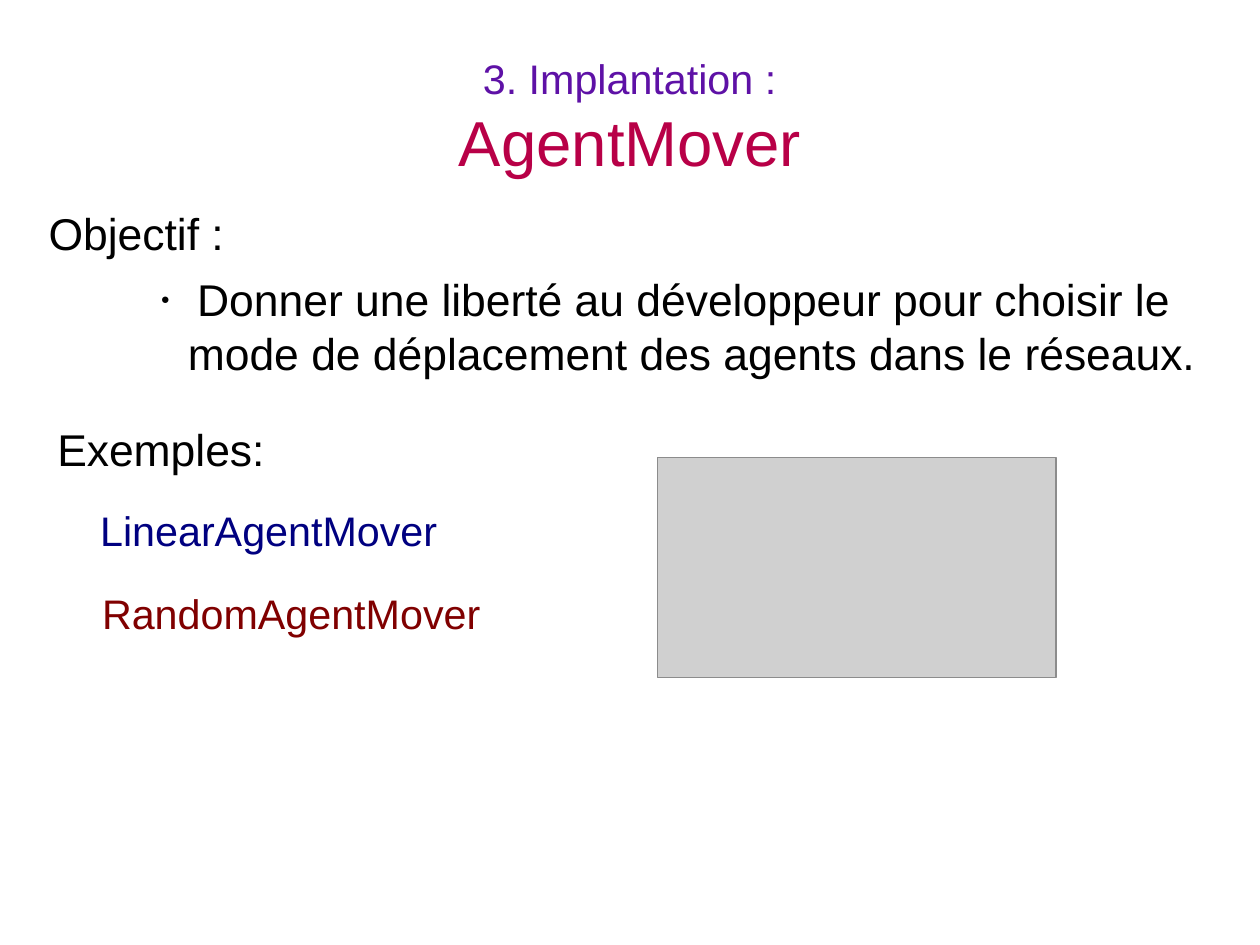
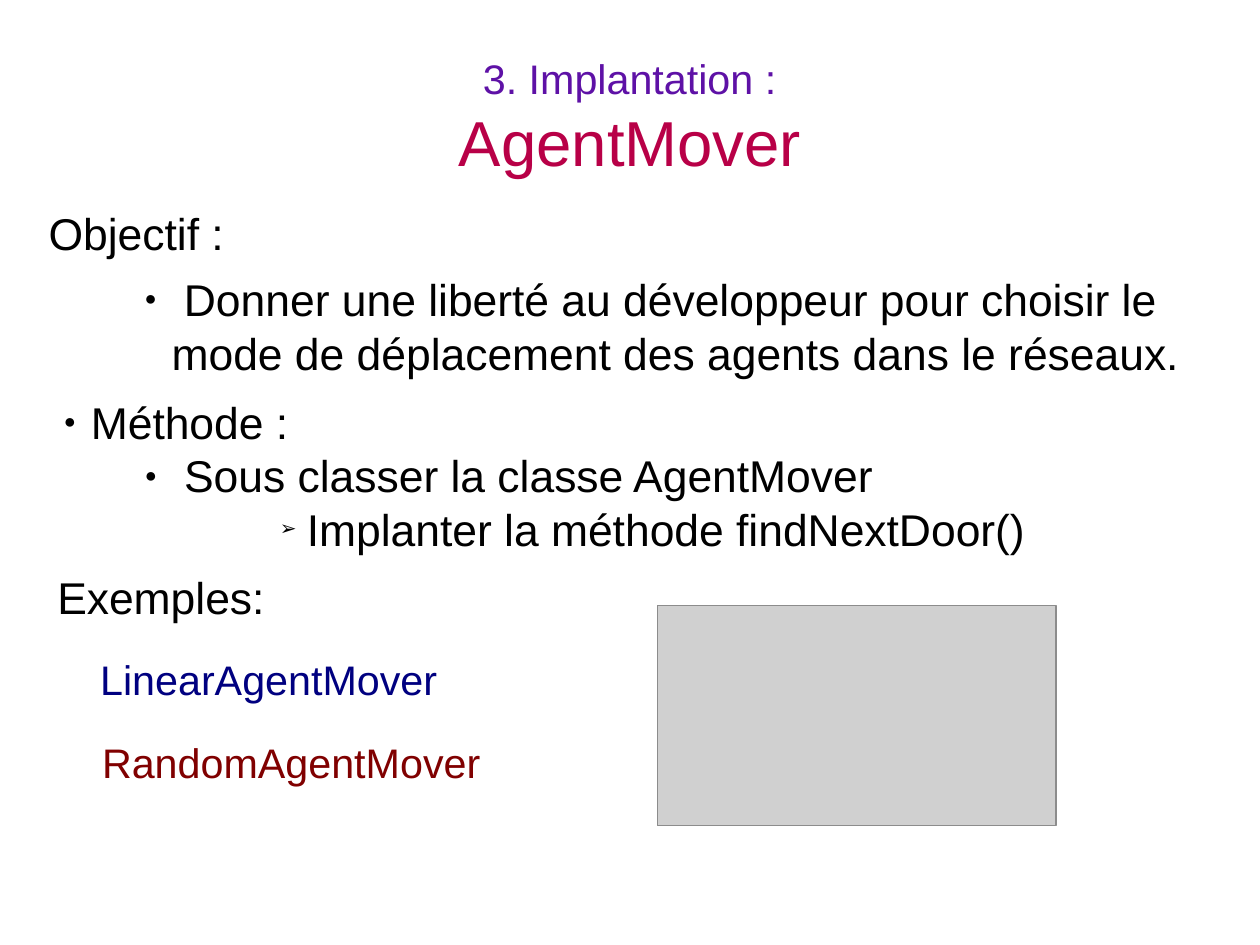
Before and after one commit to BackupTheBerlios/visidia-svn, a slide deck: slide 20 of trunk/doc/soutenance/soutenance.odp. Drawn at 1260x945 pixels with LibreOffice and Linux fonts; fonts in the diff are those of the drawing; grey boxes stand for pictures. Boxes give left, top, right and bottom in pixels: in the first picture for what was removed or moved away, otherwise in the second. Text is boxed around its words. In the diff, an @@ line names an element or a change of style, - is before the commit and + after.

```diff
--- a/trunk/doc/soutenance/soutenance.odp
+++ b/trunk/doc/soutenance/soutenance.odp
@@ text "Donner une liberté au développeur ...": place and size @@
-text "Donner une liberté au développeur ..." at bbox=[188, 283, 1195, 379]
+text "Donner une liberté au développeur ..." at bbox=[172, 283, 1178, 379]
@@ text added at bbox=[91, 406, 1025, 555], 28 pt, text #000000 @@
+● Méthode :
+      ● Sous classer la classe AgentMover
+                ➢ Implanter la méthode findNextDoor()
@@ 3 texts, 1 picture: place and size @@
-3 texts, 1 picture at bbox=[57, 433, 1056, 678]
+3 texts, 1 picture at bbox=[57, 581, 1056, 827]
```
Also in this commit, not shown: 2 other slides changed, 1 slide removed.
